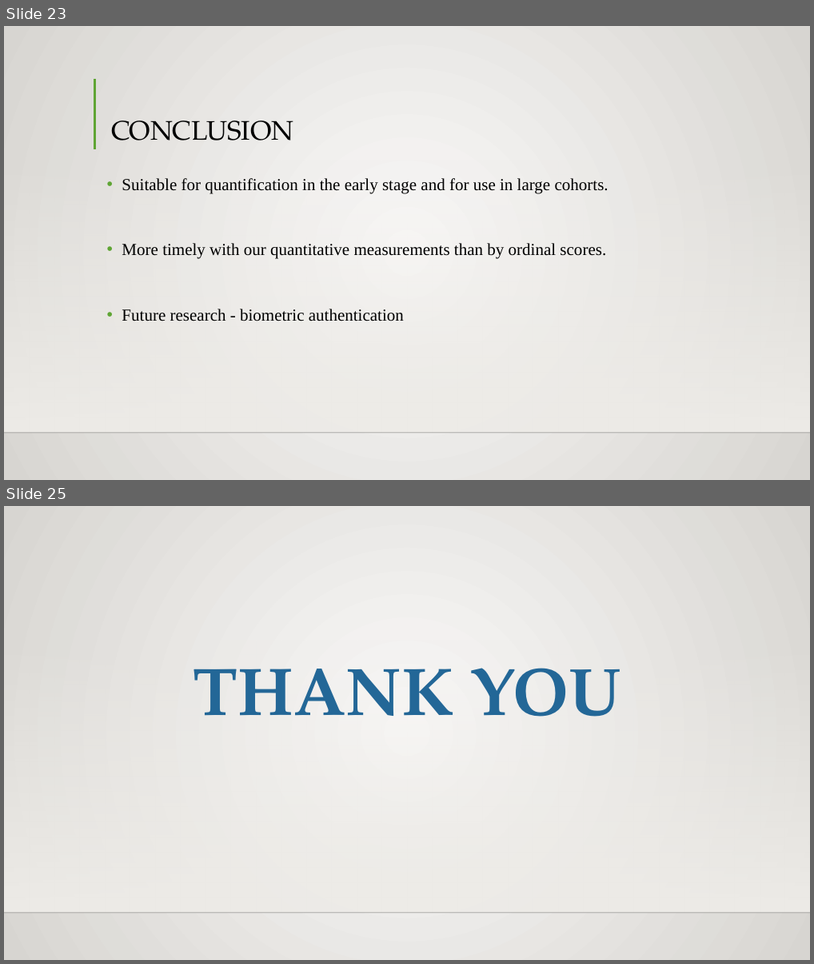
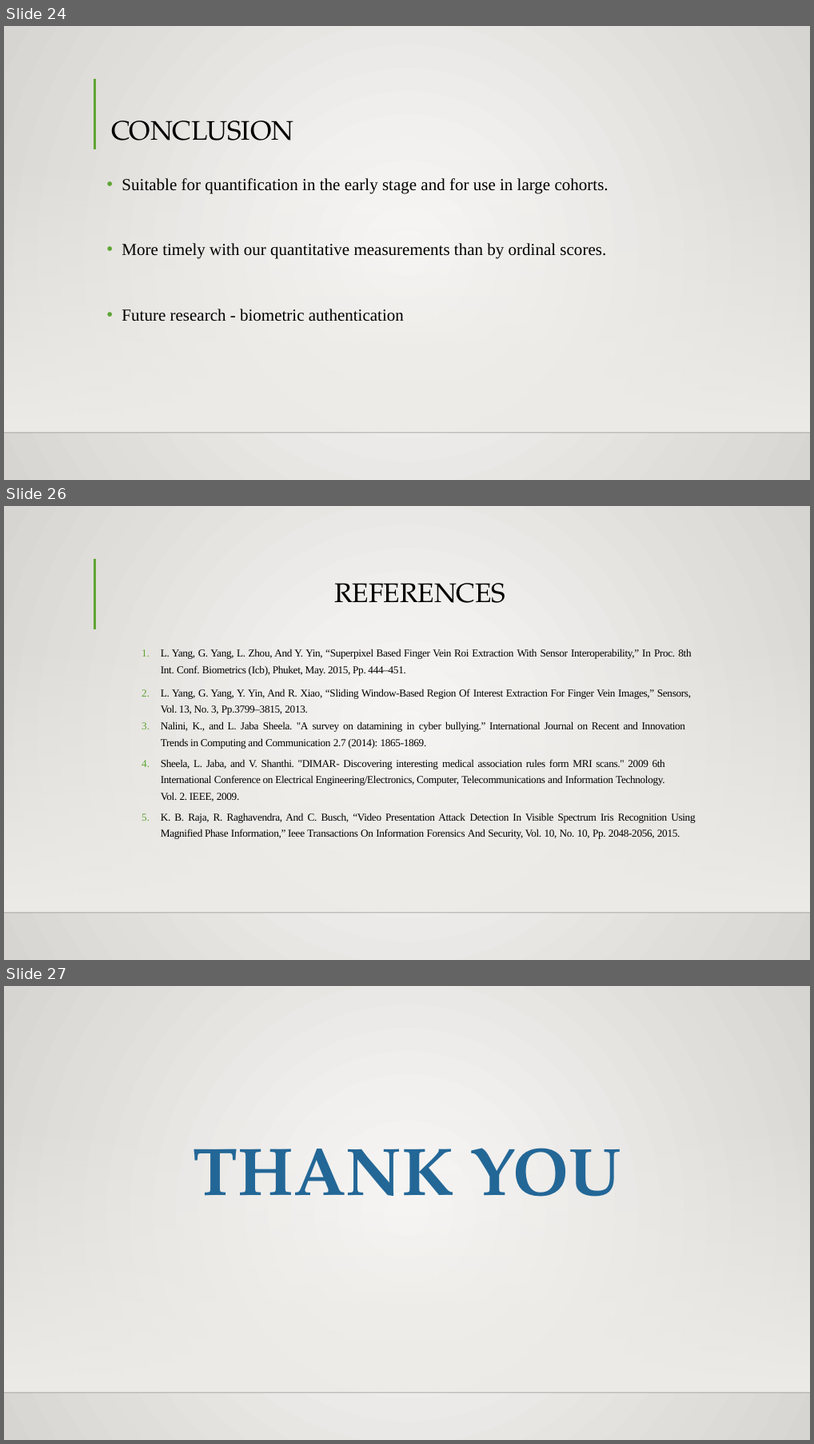
Before and after one commit to batch-B3/Biometric-Finger-Vein-Authentication-Using-Deep-Learning-Algorithm, a slide deck: Project Documents/Batch 3 PPT.pptx. Shown one above the other, each under a label of ours: slides 23 and 25 before the commit, slides 24, 26 and 27 after it; the slides between them are not shown. The pictures are 814x964 and 814x1444 pixels, drawn with LibreOffice and Linux fonts; fonts in the diff are those of the drawing; background and template pictures are left out. Boxes give left, top, right and bottom in pixels: in the first picture for what was removed or moved away, otherwise in the second. Text is boxed around its words. In the diff, an @@ line names an element or a change of style, - is before the commit and + after.

```diff
--- a/Project Documents/Batch 3 PPT.pptx
+++ b/Project Documents/Batch 3 PPT.pptx
@@ slide 26 added at bbox=[4, 506, 810, 960], background gradient #FAFAF9 to #D7D5D2; not listed: 3 template elements that a slide beside it also shows @@
@@ title added at bbox=[334, 583, 506, 603], 32 pt, text #000000 @@
+REFERENCES
@@ text added at bbox=[161, 648, 695, 839], 12.6 pt, text #000000 @@
+  1. L. Yang, G. Yang, L. Zhou, And Y. Yin, “Superpixel Based Finger Vein Roi Extraction With Sensor Interoperability,” In Proc. 8th Int. Conf. Biometrics (Icb), Phuket, May. 2015, Pp. 444–451.
+  2. L. Yang, G. Yang, Y. Yin, And R. Xiao, “Sliding Window-Based Region Of Interest Extraction For Finger Vein Images,” Sensors, Vol. 13, No. 3, Pp.3799–3815, 2013.
+  3. Nalini, K., and L. Jaba Sheela. "A survey on datamining in cyber bullying.” International Journal on Recent and Innovation Trends in Computing and Communication 2.7 (2014): 1865-1869.
+  4. Sheela, L. Jaba, and V. Shanthi. "DIMAR- Discovering interesting medical association rules form MRI scans." 2009 6th International Conference on Electrical Engineering/Electronics, Computer, Telecommunications and Information Technology. Vol. 2. IEEE, 2009.
+  5. K. B. Raja, R. Raghavendra, And C. Busch, “Video Presentation Attack Detection In Visible Spectrum Iris Recognition Using Magnified Phase Information,” Ieee Transactions On Information Forensics And Security, Vol. 10, No. 10, Pp. 2048-2056, 2015.
@@ what was slide 23 is now slide 24 @@
@@ what was slide 25 is now slide 27 @@
```
Also in this commit, not shown: 5 slides changed, 1 other slide added.
